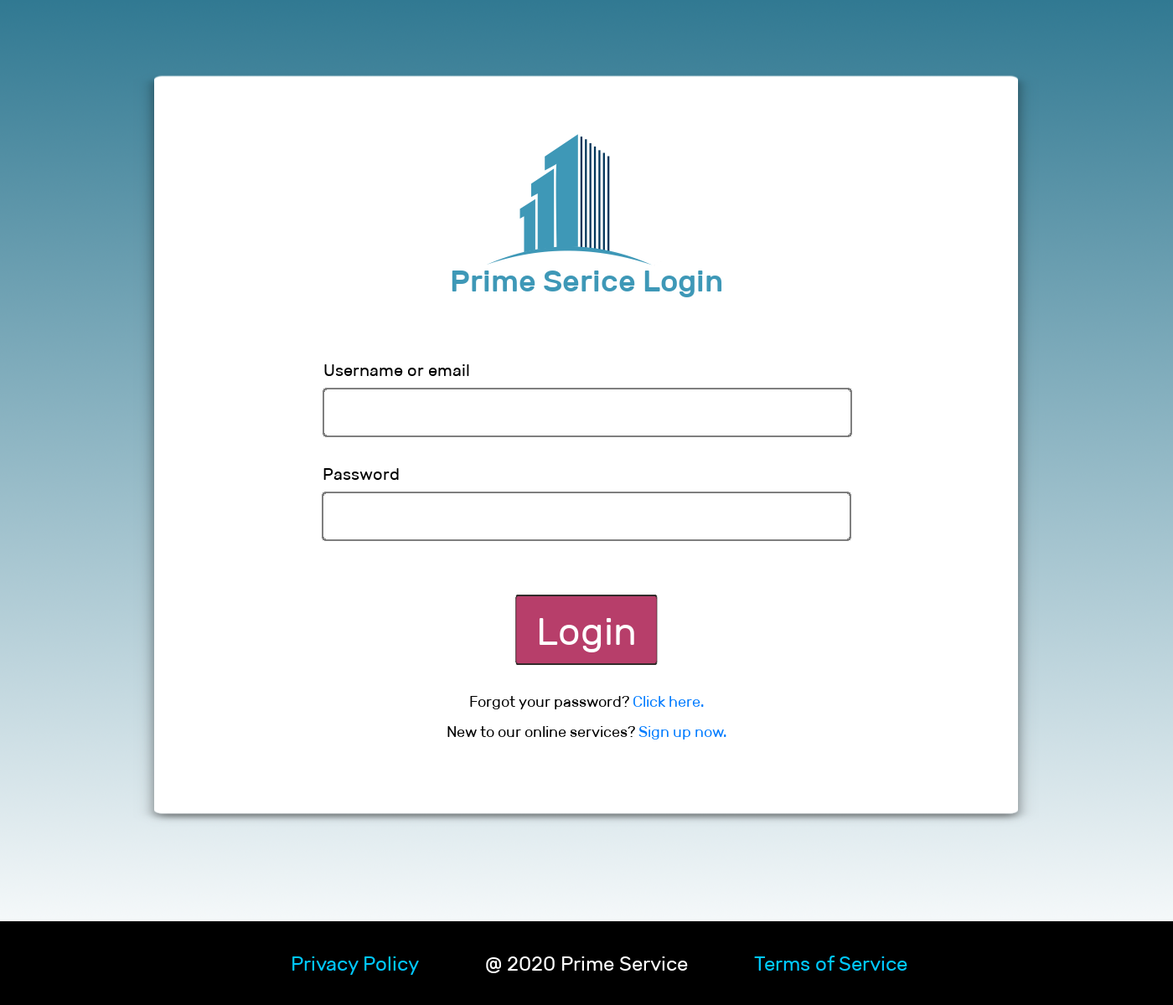
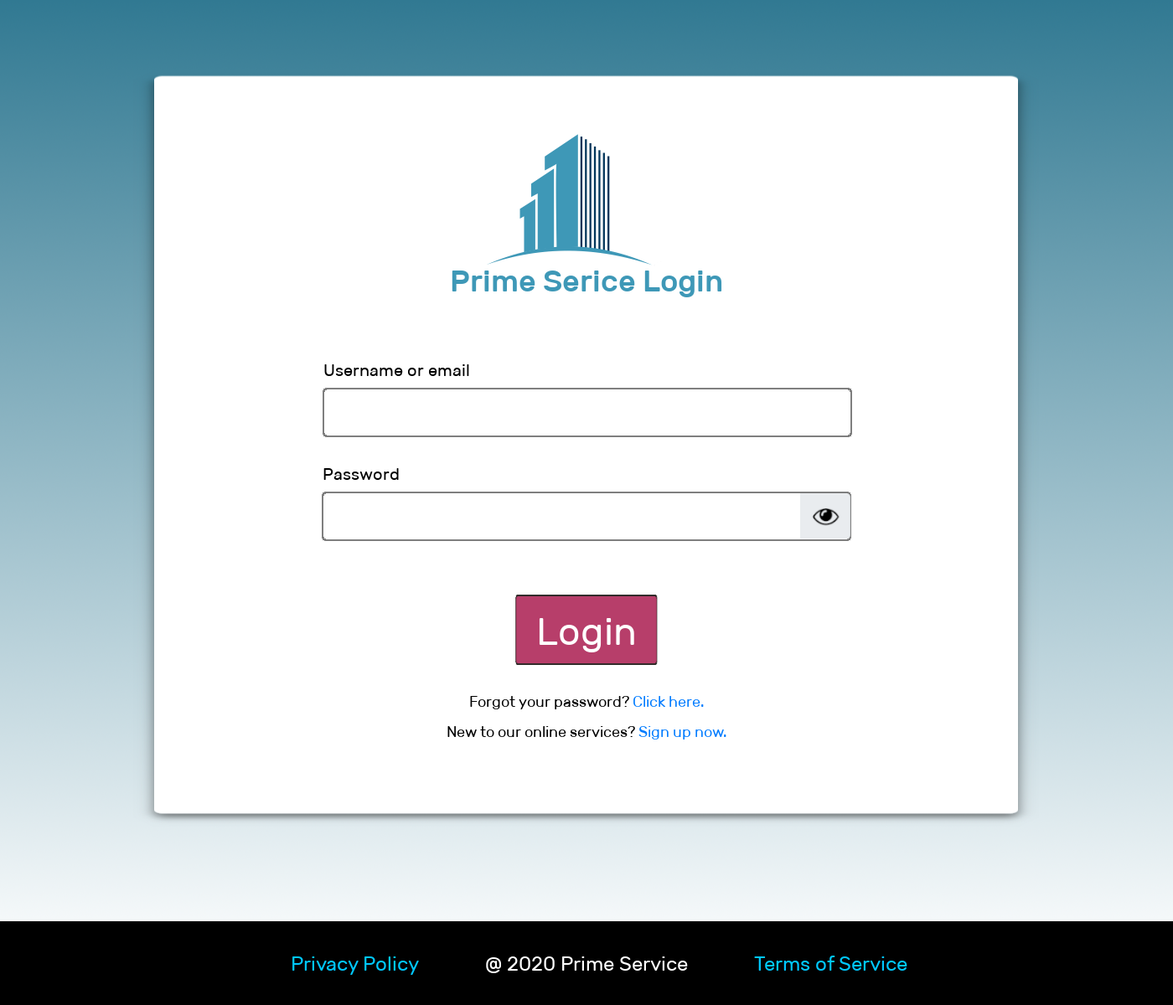
Revision of a layered (1173, 1005) image; what changed, layer by layer:
added layer "Button Show Password copy" in group "Header" over (800, 493, 851, 540)
